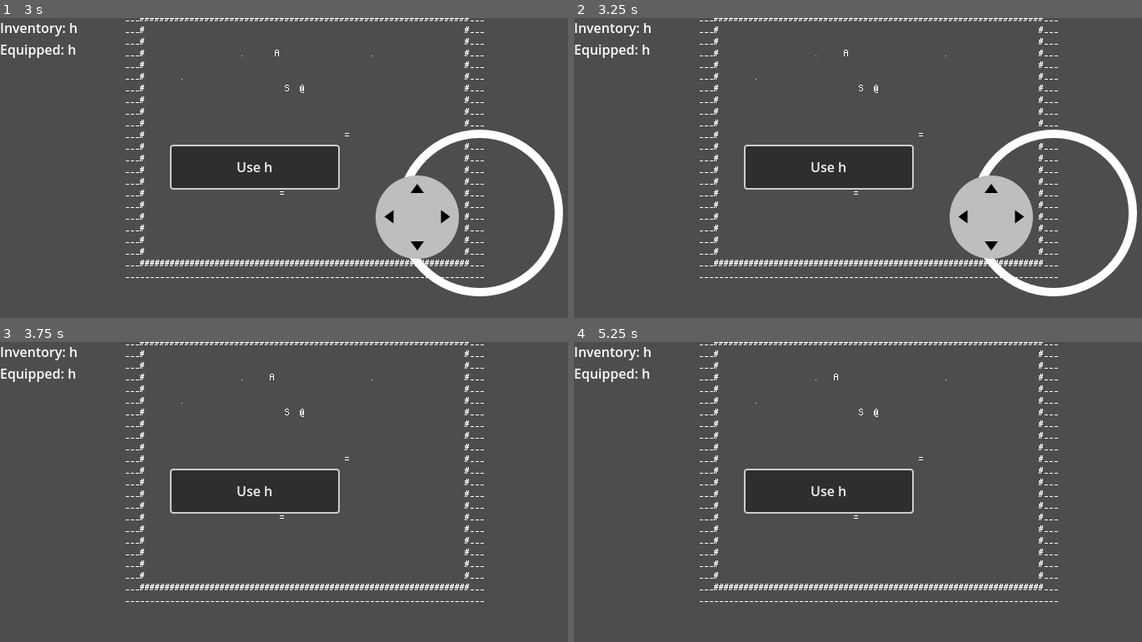
Above: before the commit, frames 1-4 (two rows, left to right).
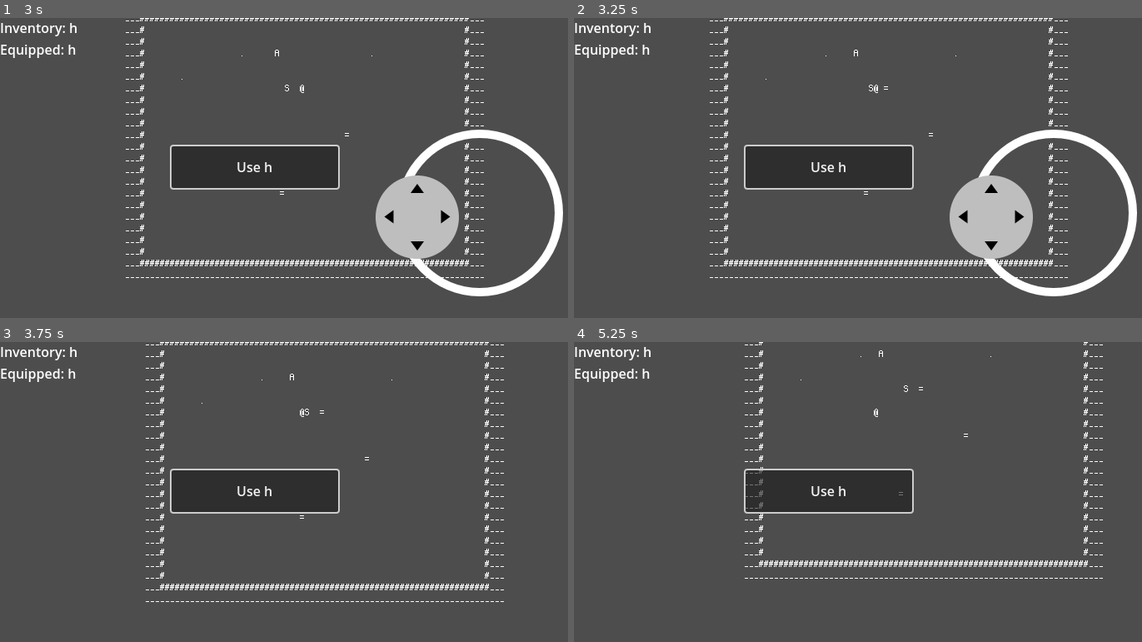
Above: after the commit, the same moments.

Repository: s6industries/project-x
Game: Godot game, scene res://world.tscn
Two runs of this game, one before a commit and one after it. Both use one fixed random seed, a clock stepped at 60 frames per second and the inputs below.
Inputs (mouse positions are in pixels of both pictures, inside the frame that each line leads up to):
- Up to frame 1 (3 s): tap Enter at 0.5 s; move the mouse to (272, 228) at 0.52 s; hold Up (ui_up) 0.53-1.25 s; tap T at 0.6 s; click (272, 228) at 0.67 s; click "Pick up" at 1.25 s; click "Use h" at 2 s; tap Space at 2.75 s; drag from (477, 213) to (272, 228) at 2.77 s
- Up to frame 2 (3.25 s): no input
- Up to frame 3 (3.75 s): move the mouse to (119, 447) at 3.52 s; hold Left (ui_left) from 3.53 s (still down); tap T at 3.6 s
- Up to frame 4 (5.25 s): release Left (ui_left) at 4.25 s; drag from (903, 492) to (693, 447) at 4.27 s; move the mouse to (784, 417) at 5.02 s; hold Down (ui_down) from 5.03 s (still down); tap T at 5.1 s

Frame 1 is identical in both runs. In frame 2, 1.1% of the frame differs, in the area x 22-87%, y 0-87%; in frame 3, 1.3%; in frame 4, 2.8%, in the area x 22-94%, y 0-87%.

Commit message:
Fix bug where using the hoe item twice on one spot would cause the player to get stuck in the DELAY state.

Diff:
--- a/world.gd
+++ b/world.gd
@@ -343,8 +343,8 @@
 	var item = get_equipped_item()
 	if item == HOE and get_world_item_at(player_pos) == BLANK:
 		set_world_item_at(player_pos, TILLED_SOIL)
-		timer.set_wait_time(MOVE_DELAY)
-		timer.start()
+	timer.set_wait_time(MOVE_DELAY)
+	timer.start()
 
 
 func update_world():
